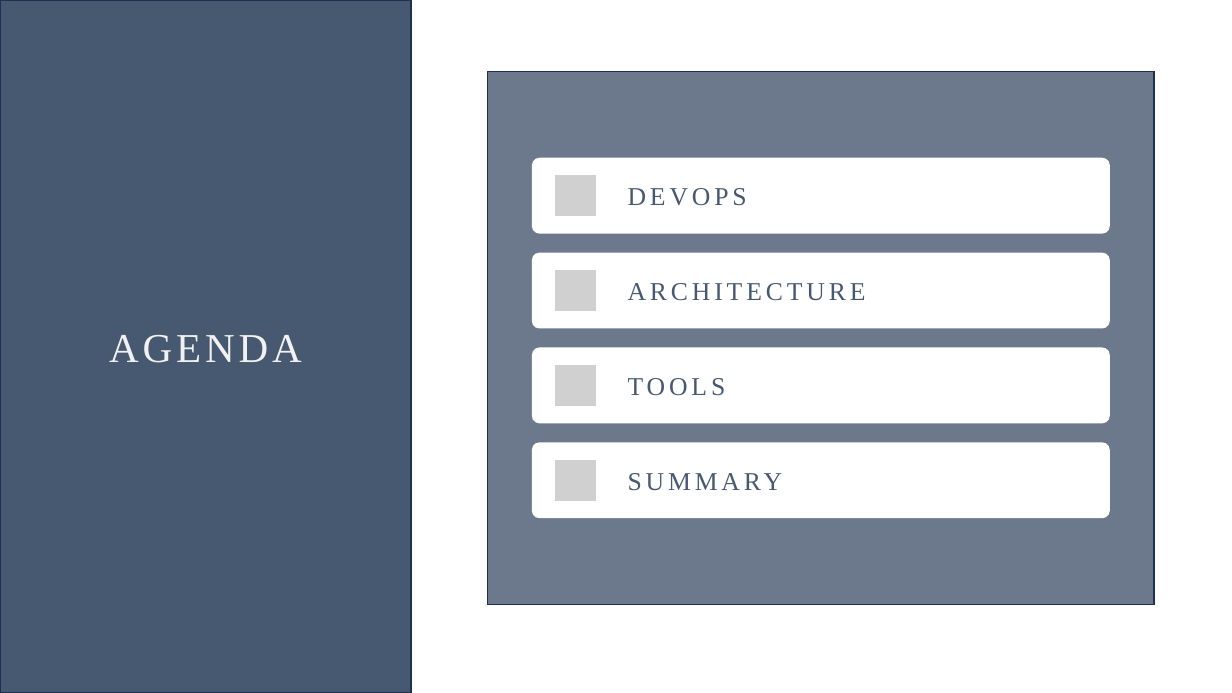
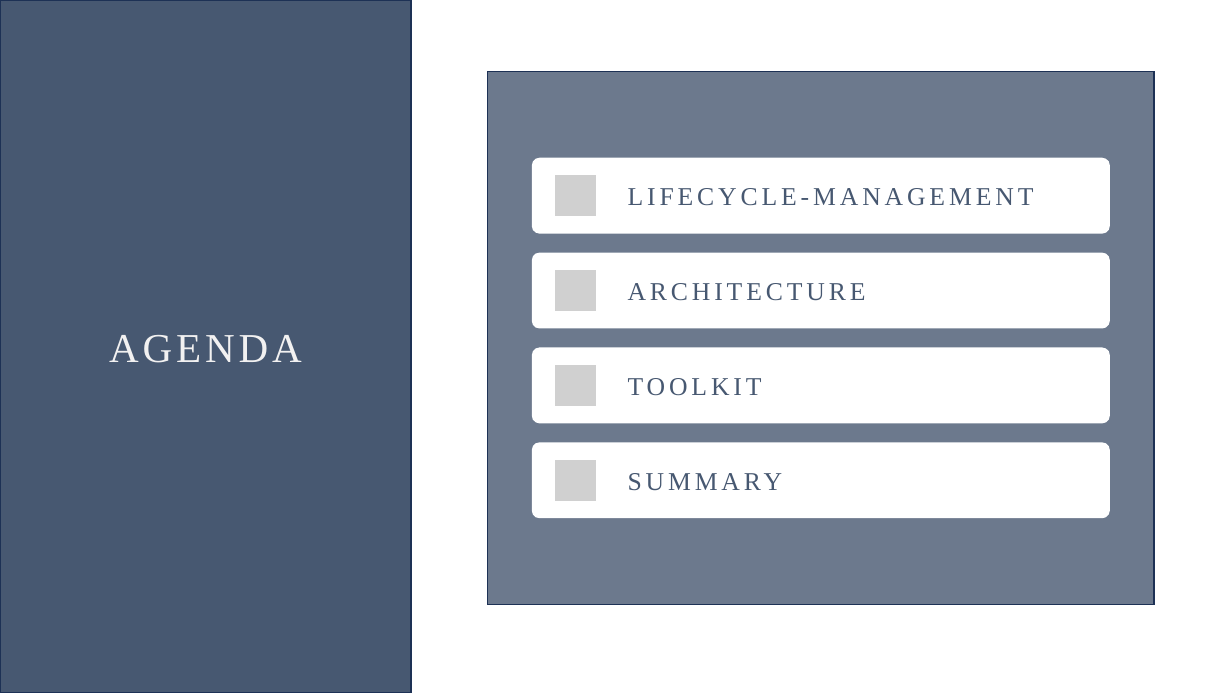
Before and after one commit to Oddl42/Software-Engineering-DLMDWSEDW01, a slide deck: slide 2 of Präsentation/20240725_Willkens_Tim_IU14073577_DLMDWSEDW01.pptx. Drawn at 1232x693 pixels with LibreOffice and Linux fonts; fonts in the diff are those of the drawing; grey boxes stand for pictures. Boxes give left, top, right and bottom in pixels: in the first picture for what was removed or moved away, otherwise in the second. Text is boxed around its words. In the diff, an @@ line names an element or a change of style, - is before the commit and + after.

Commit message:
Add Presentation

```diff
--- a/Präsentation/20240725_Willkens_Tim_IU14073577_DLMDWSEDW01.pptx
+++ b/Präsentation/20240725_Willkens_Tim_IU14073577_DLMDWSEDW01.pptx
@@ text at [628,188,1034,206]: text changed @@
-DEVOPS
+LIFECYCLE-MANAGEMENT
@@ text at [628,378,762,396]: text changed @@
-TOOLS
+TOOLKIT
```
Also in this commit, not shown: 2 other slides changed, 2 slides added, 3 slides removed, 2 other files.
